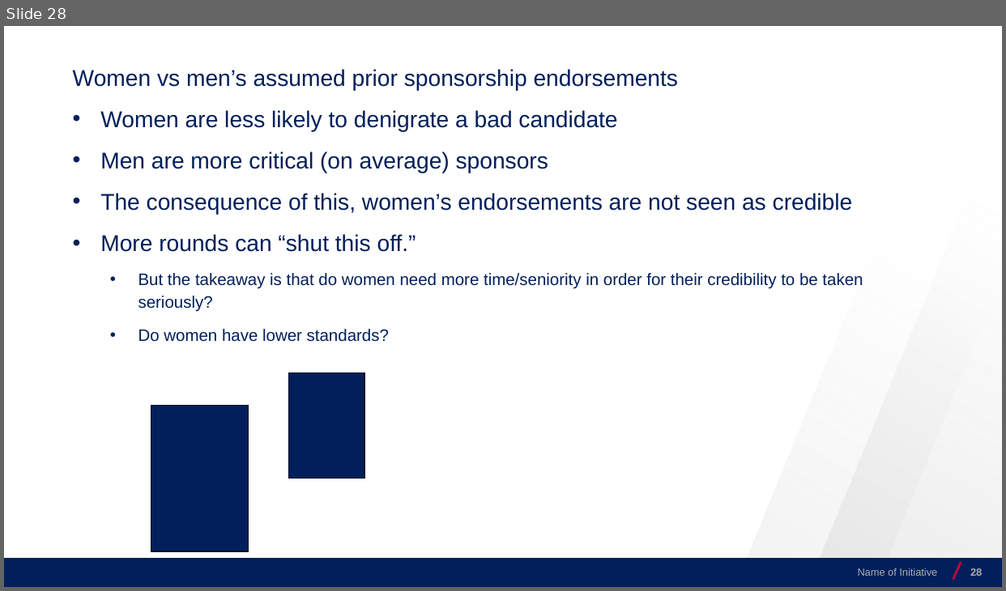
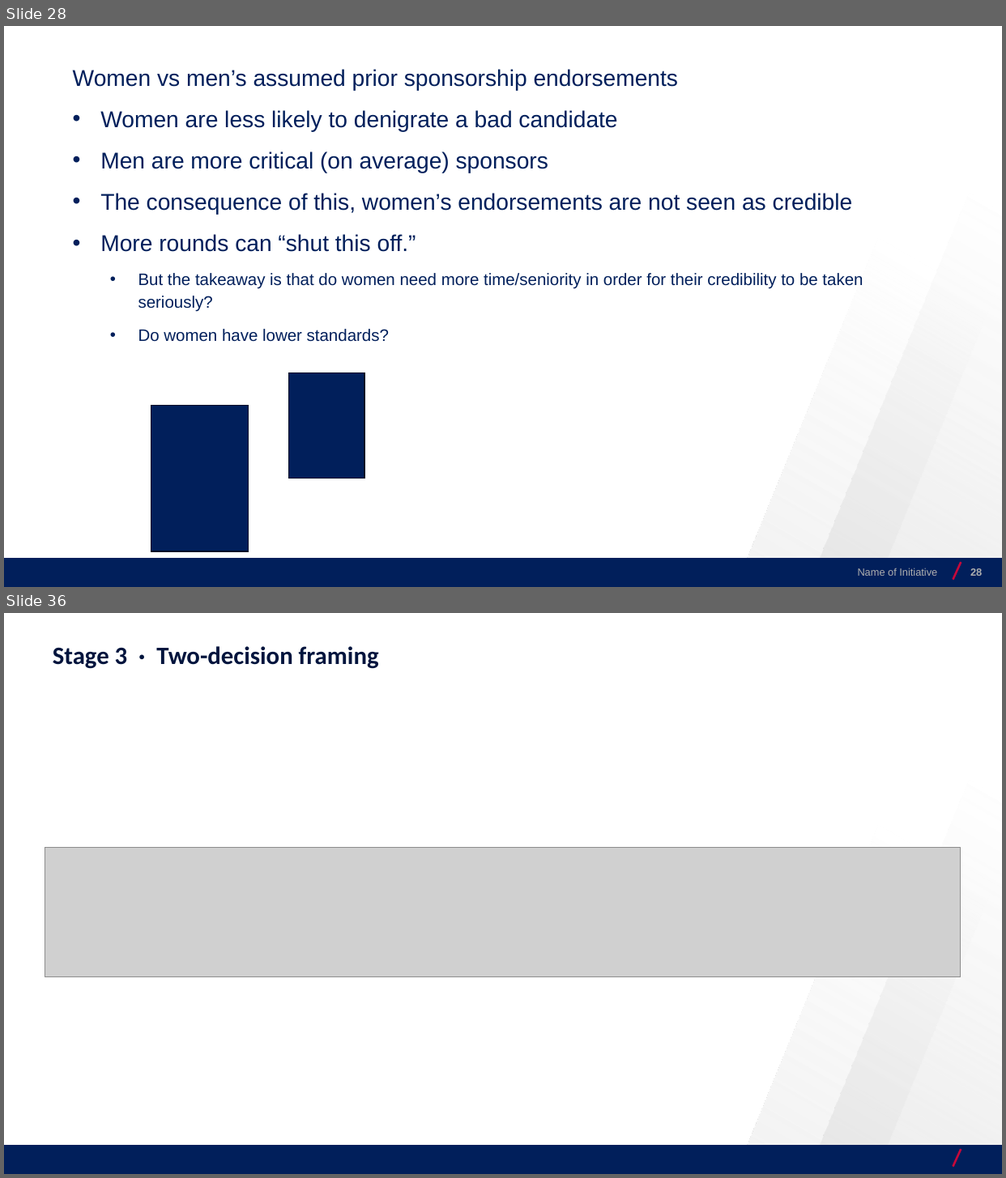
Before and after one commit to josecerv/sponsorship-network, a slide deck: docs/UChicago-0410.pptx. Shown one above the other, each under a label of ours: slide 28 before the commit, slides 28 and 36 after it; the slides between them are not shown. The pictures are 1006x591 and 1006x1178 pixels, drawn with LibreOffice and Linux fonts; fonts in the diff are those of the drawing; grey boxes stand for pictures; background and template pictures are left out. Boxes give left, top, right and bottom in pixels: in the first picture for what was removed or moved away, otherwise in the second. Text is boxed around its words. In the diff, an @@ line names an element or a change of style, - is before the commit and + after.

```diff
--- a/docs/UChicago-0410.pptx
+++ b/docs/UChicago-0410.pptx
@@ slide 36 added at [4, 613, 1002, 1174], background #FFFFFF; not listed: 4 template elements that a slide beside it also shows @@
@@ text added at [53, 646, 379, 669], 24 pt, text #00143D, bold @@
+Stage 3 · Two-decision framing
@@ picture added at [45, 848, 961, 977] @@
```
Also in this commit, not shown: 5 slides changed, 13 other slides added, 19 other files.
